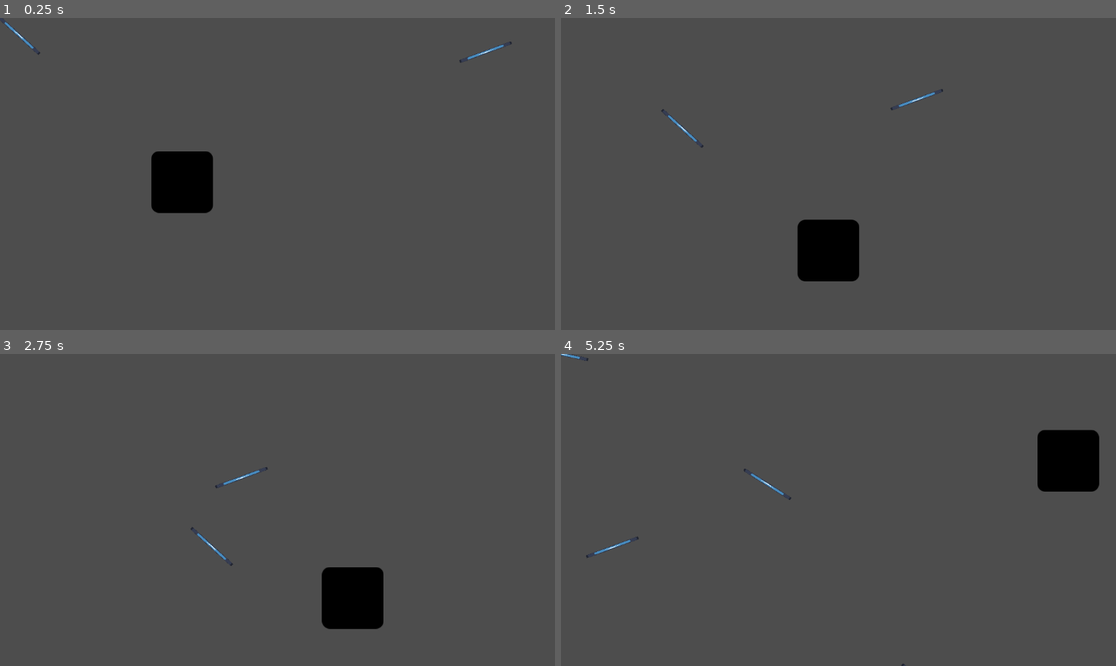
Above: before the commit, frames 1-4 (two rows, left to right).
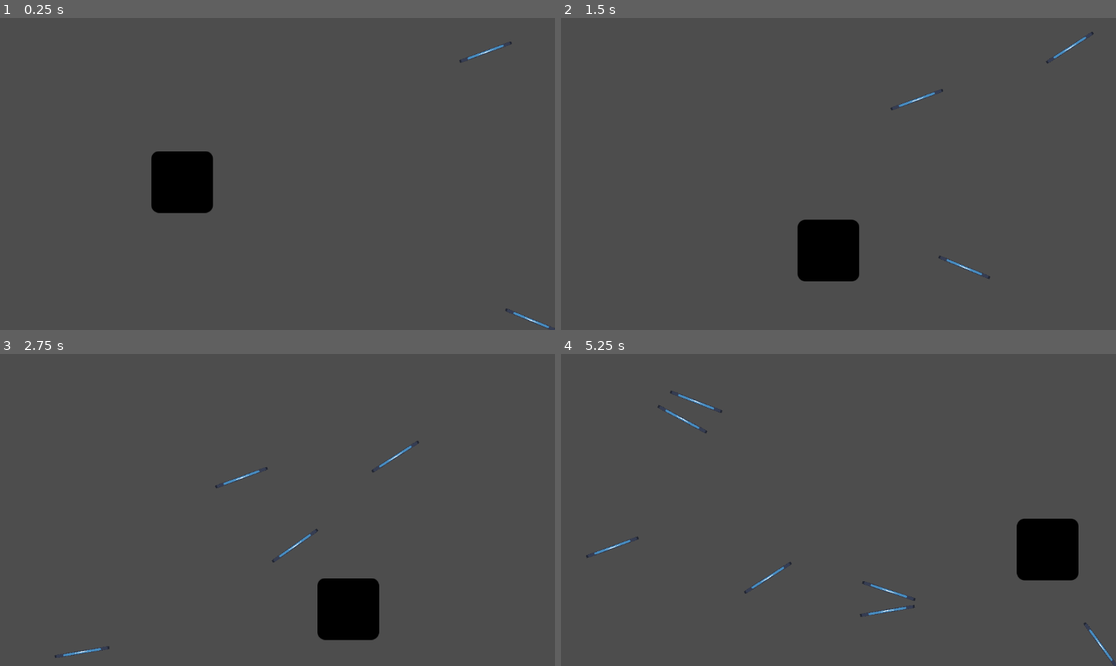
Above: after the commit, the same moments.

Repository: guco23/peladosntGGJ25
Game: Godot game, scene res://scenes/samu_scene.tscn
The game is run twice, just before and just after one commit, with the same random seed, the same clock (stepped at 60 frames per second) and the same inputs. This scene is started directly instead of the project's main scene. The engine's default icon, where the game draws it, is replaced by a stand-in: a white triangle on a blue panel in a dark square.
Inputs (mouse positions are in pixels of both pictures, inside the frame that each line leads up to):
- Up to frame 1 (0.25 s): no input
- Up to frame 2 (1.5 s): move the mouse to (960, 158) at 0.52 s; press the mouse at (960, 158) at 0.53 s; release the mouse at (960, 158) at 1.25 s; drag from (727, 189) to (810, 236) at 1.27 s
- Up to frame 3 (2.75 s): move the mouse to (333, 441) at 2.02 s; press the mouse at (333, 441) at 2.03 s
- Up to frame 4 (5.25 s): release the mouse at (894, 441) at 2.75 s; drag from (810, 572) to (672, 463) at 2.77 s; move the mouse to (1005, 556) at 3.52 s; press the mouse at (1005, 556) at 3.53 s; release the mouse at (1005, 556) at 4.25 s; drag from (672, 463) to (755, 432) at 4.27 s; move the mouse to (866, 510) at 5.02 s; press the mouse at (866, 510) at 5.03 s

The runs differ from the first frame. In frame 1, 0.1% of the frame differs, in the area x 0-100%, y 0-100%; in frame 2, 0.2%; in frame 3, 1.3%; in frame 4, 4.9%.

Commit message:
frisby spawner

Diff:
--- a/proyectogodot/scenes/samu_scene.tscn
+++ b/proyectogodot/scenes/samu_scene.tscn
@@ -33,3 +33,5 @@
 
 [node name="FrisbySpawner" parent="." node_paths=PackedStringArray("target") instance=ExtResource("4_0i2dt")]
 target = NodePath("../Disco")
+minSpawnTime = 1.0
+maxSpawnTime = 1.0
--- a/proyectogodot/scripts/frisby_spawner.gd
+++ b/proyectogodot/scripts/frisby_spawner.gd
@@ -11,12 +11,28 @@
 var spawnTimeCounter = 0
 
 
+func getFrisbySpawnPosition(corner:int) -> Vector2:
+
+	if corner == 0:
+		return Vector2(0,0)
+	elif corner == 1:
+		return Vector2(get_viewport().size.x,0)
+	elif corner == 2:
+		return Vector2(0,get_viewport().size.y)
+	elif corner == 3:
+		return Vector2(get_viewport().size.x,get_viewport().size.y)
+	else:
+		return Vector2(-1,-1)
+
+
 func spawnFrisby():
-
 
 	var newFrisby = FRISBY.instantiate()
 
-	newFrisby.position = Vector2(0,0)
+	var corner =  randi()%4
+
+
+	newFrisby.position = getFrisbySpawnPosition(corner)
 	newFrisby.targetNode = target
 
 	add_child(newFrisby)
